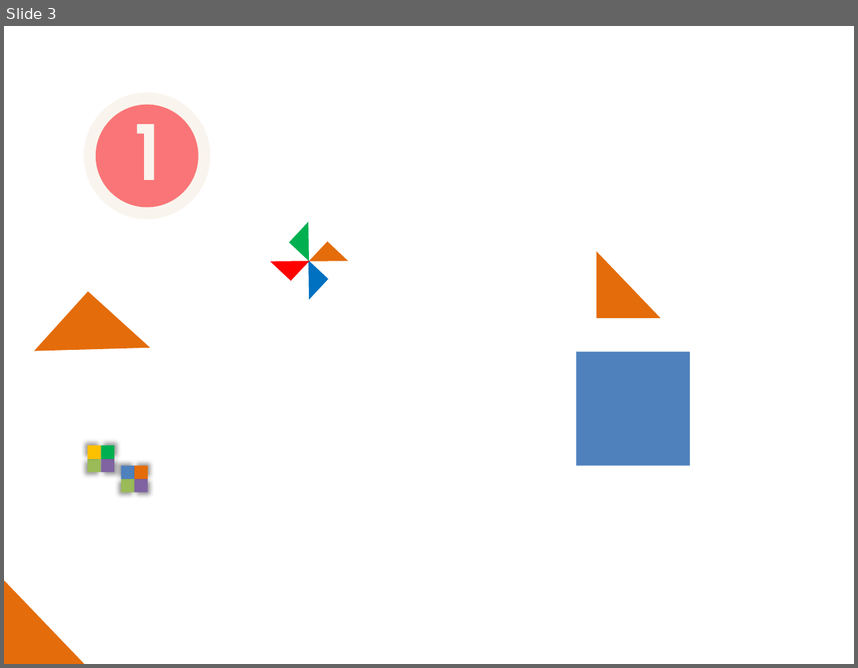
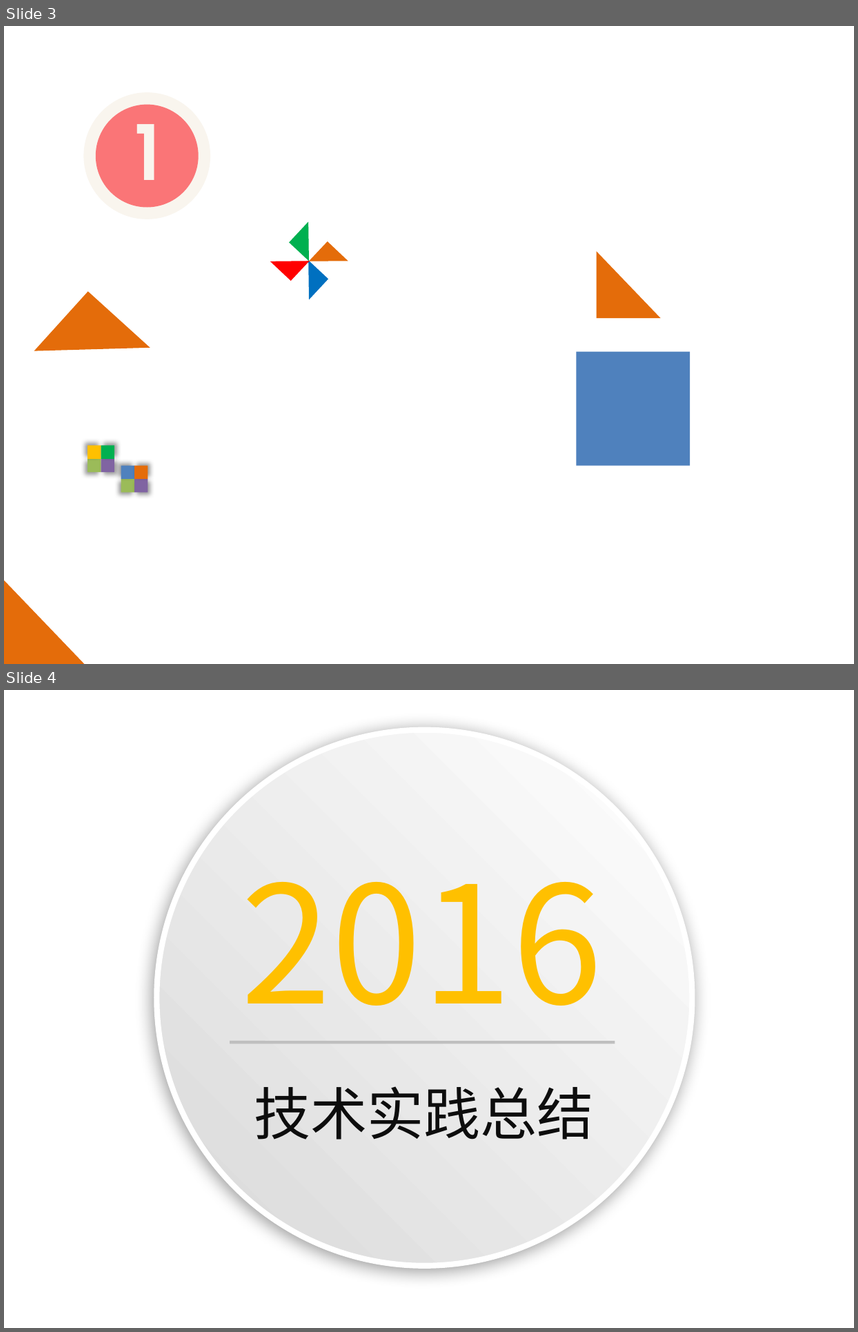
Before and after one commit to zhizhuwang/codekata, a slide deck: Resources/poster/poster.pptx. Shown one above the other, each under a label of ours: slide 3 before the commit, slides 3 and 4 after it. The pictures are 858x668 and 858x1332 pixels, drawn with LibreOffice and Linux fonts; fonts in the diff are those of the drawing. Boxes give left, top, right and bottom in pixels: in the first picture for what was removed or moved away, otherwise in the second. Text is boxed around its words. In the diff, an @@ line names an element or a change of style, - is before the commit and + after.

```diff
--- a/Resources/poster/poster.pptx
+++ b/Resources/poster/poster.pptx
@@ slide 4 added at (x1=4, y1=690, x2=854, y2=1328), background #CCE8CF @@
@@ ellipse added at (x1=157, y1=730, x2=693, y2=1265), fill gradient #CCE8CF to #9FD4A5, outline #9FD4A5 4.75 pt @@
@@ text added at (x1=241, y1=882, x2=603, y2=1043), 138 pt, text #FFC000 @@
+2016
@@ line added from (230, 1042) to (615, 1042), #81C688 2.5 pt @@
@@ text added at (x1=254, y1=1086, x2=594, y2=1139), 48 pt, text #0D0D0D @@
+技术实践总结
```
Also in this commit, not shown: 1 other slide added, 1 other file.
